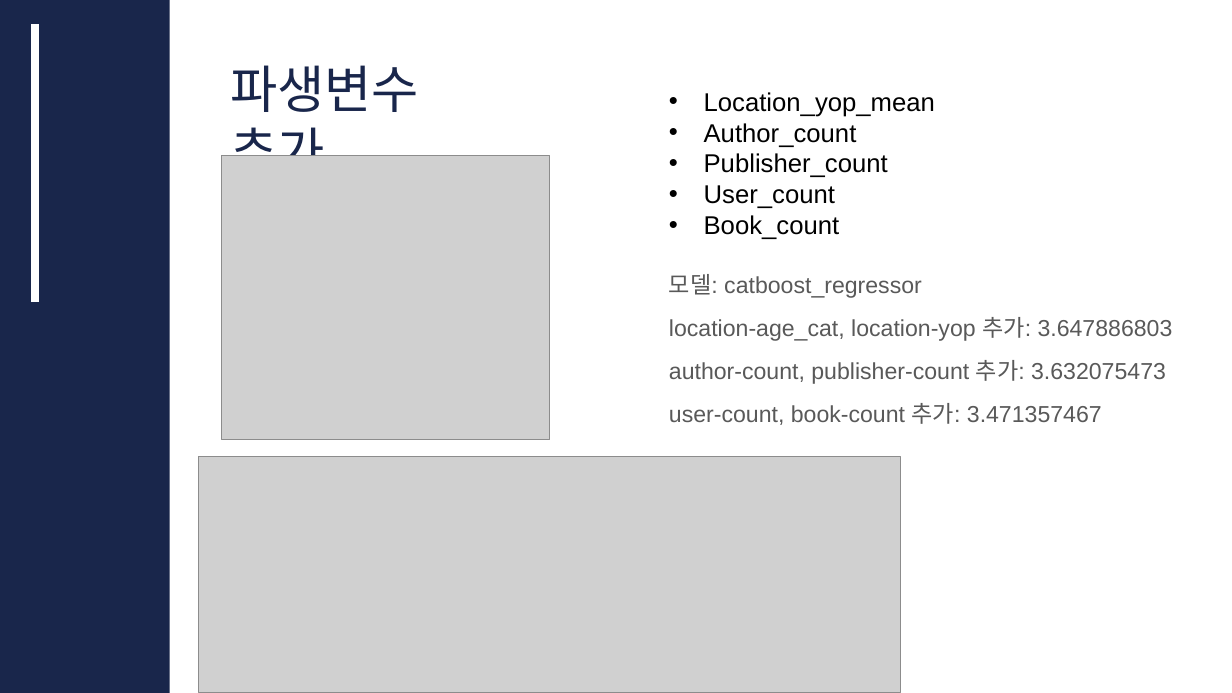
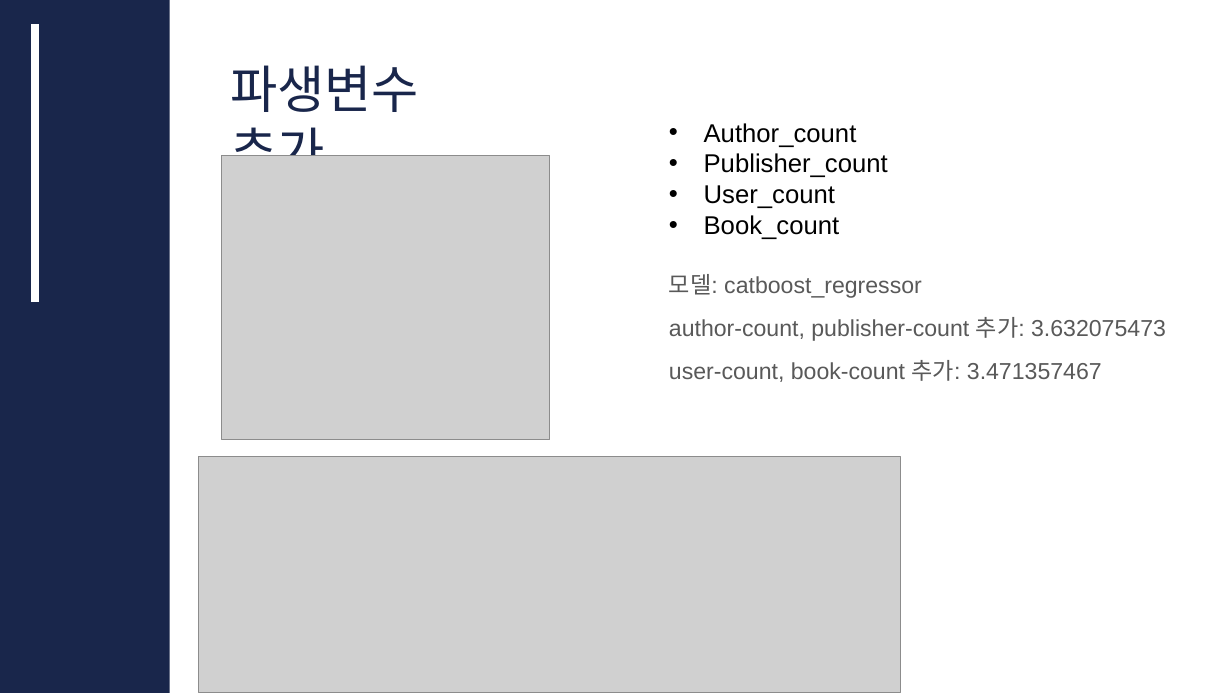
Before and after one commit to CUAI-CAU/2023-2_Project_DA_Team1, a slide deck: slide 19 of CUAI_DAT1 .pptx. Drawn at 1232x693 pixels with LibreOffice and Linux fonts; fonts in the diff are those of the drawing; grey boxes stand for pictures; background and template pictures are left out. Boxes give left, top, right and bottom in pixels: in the first picture for what was removed or moved away, otherwise in the second. Text is boxed around its words. In the diff, an @@ line names an element or a change of style, - is before the commit and + after.

```diff
--- a/CUAI_DAT1 .pptx
+++ b/CUAI_DAT1 .pptx
@@ text at (704, 92, 935, 117): paragraph removed @@
-• Location_yop_mean
@@ text at (669, 317, 1173, 341): paragraph removed @@
-location-age_cat, location-yop 추가: 3.647886803
```
Also in this commit, not shown: 3 other slides changed.
